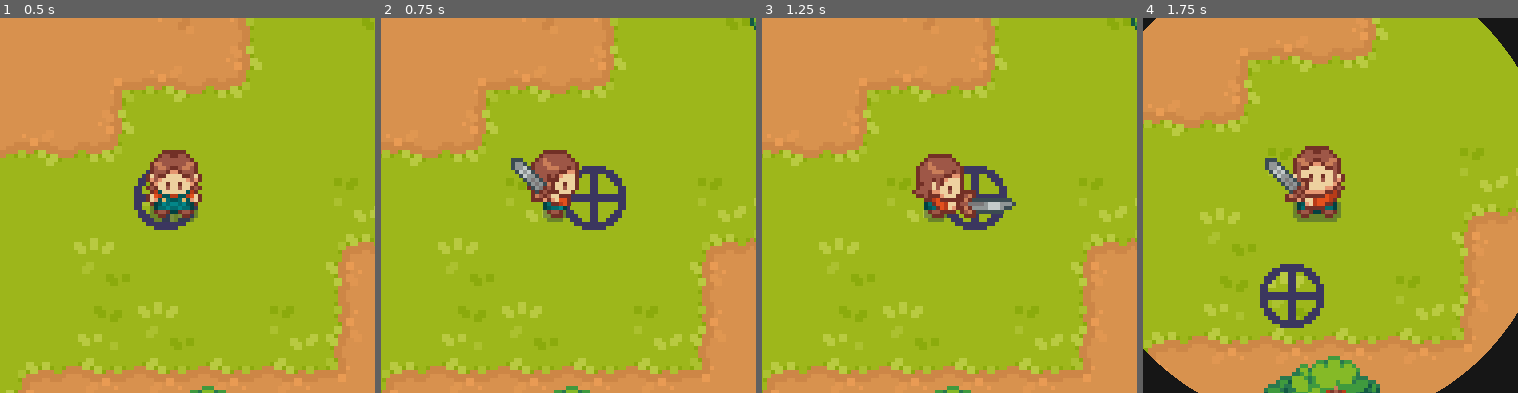
Above: before the commit, frames 1-4 (left to right).
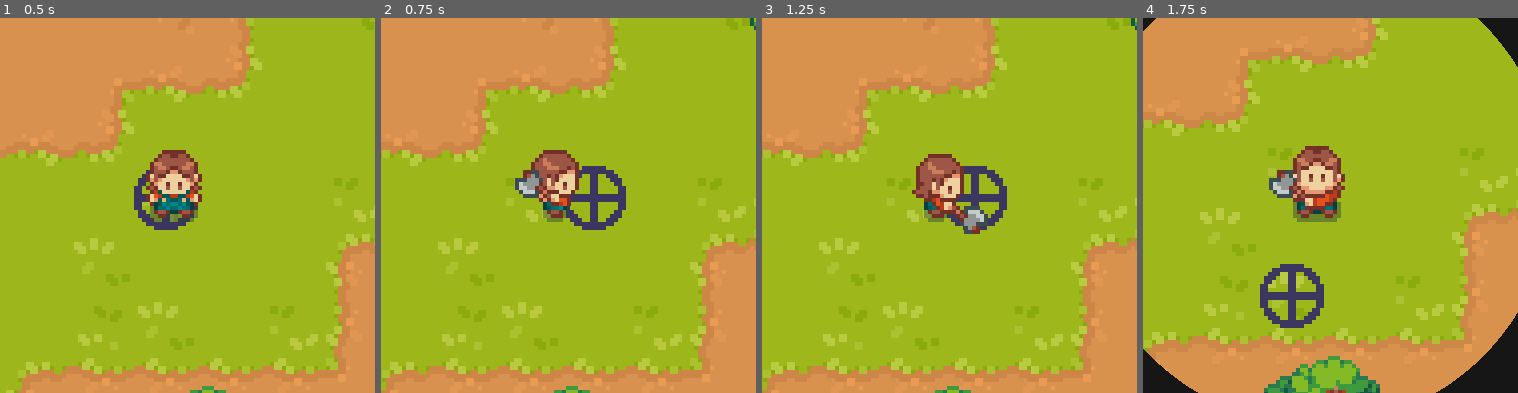
Above: after the commit, the same moments.

Repository: Offshoots/Survival-Game-Test
Game: Godot game, scene res://scenes/levels/level.tscn
The game is run twice, just before and just after one commit, with the same random seed, the same clock (stepped at 60 frames per second) and the same inputs.
Inputs:
- Up to frame 1 (0.5 s): no input
- Up to frame 2 (0.75 s): hold D (right) from 0.53 s (still down); tap Space (action) at 0.6 s
- Up to frame 3 (1.25 s): keep holding D (right); tap Tab (day_change) at 0.8 s
- Up to frame 4 (1.75 s): release D (right) at 1.28 s; hold S (down) from 1.28 s (still down); tap Tab (day_change) at 1.35 s; tap Space (action) at 1.55 s
The pictures show only the part of the screen within x 27-77%, y 27-77%; the shares and areas given below are measured in that part.

Frame 1 is identical in both runs. In frame 2, 0.6% of the frame differs, in the area x 34-47%, y 37-50%; in frame 3, 0.9%, in the area x 47-68%, y 45-58%; in frame 4, 0.6%.

Commit message:
1_19_2026_u2
Improved Inventory to add and remove any type of item from the Inventory UI.

Fixed the player.inventory array to update to all appropriate inventory changes.

Next determine crafting structure. Test creating the first crafted item, such as a box, that can be placed.

Diff:
--- a/scenes/characters/player.gd
+++ b/scenes/characters/player.gd
@@ -7,7 +7,7 @@
 
 @onready var move_state_machine = $Animation/AnimationTree.get("parameters/MoveStateMachine/playback")
 @onready var tool_state_machine = $Animation/AnimationTree.get("parameters/ToolStateMachine/playback")
-var current_tool: Enum.Tool = Enum.Tool.SWORD
+var current_tool: Enum.Tool = Enum.Tool.AXE
 var current_seed: Enum.Seed = Enum.Seed.TOMATO
 var current_inventory: Enum.Item
 var new_item : bool = false
--- a/scenes/levels/level.gd
+++ b/scenes/levels/level.gd
@@ -36,6 +36,9 @@
 	$Overlay/DayTimeColor.color = color
 	if Input.is_action_just_pressed("day_change"):
 		day_restart()
+		#Survival Mode will require food to be consumed each day. Subtract 1 apple each day:
+		#need to remove an apple from the player.inventory array
+		remove_inventory(Enum.Item.APPLE)
 
 	if Input.is_action_just_pressed("inventory"):
 		$Overlay/CanvasLayer/InventoryContainer.visible = not $Overlay/CanvasLayer/InventoryContainer.visible
@@ -43,7 +46,7 @@
 	#Monitor the player for any items collected via "Body_entered" interactions with Area2D in other scenes.
 	if player.new_item == true:
 		var item_dropped = player.current_inventory
-		update_inventory(item_dropped)
+		add_inventory(item_dropped)
 		player.new_item = false
 
 func _on_player_tool_use(tool: Enum.Tool, pos: Vector2) -> void:
@@ -93,11 +96,11 @@
 					if object.apples:
 						var item_drop = Enum.Item.APPLE
 						player.inventory.append(item_drop)
-						update_inventory(item_drop)
+						add_inventory(item_drop)
 					if object.wood:
 						var item_drop = Enum.Item.WOOD
 						player.inventory.append(item_drop)
-						update_inventory(item_drop)
+						add_inventory(item_drop)
 
 #Use Bool for item pickup inside the correct scenes. If the Item is present for the event that it would be collected, then the bool is true.
 #The item will be added to the inventory via the Level scene into the ItemContainerUI, after assisinging the approiate enum to get the correct icon and properties.
@@ -108,24 +111,38 @@
 	item_info.setup(item_res)
 	$Overlay/CanvasLayer/InventoryContainer.add(item_info)
 
-
-func update_inventory(item_drop : Enum.Item):
+func add_inventory(item_added : Enum.Item):
 	#Setting up the variables to add items to the Inventory
+	apple = player.inventory.count(Enum.Item.APPLE)
+	wood = player.inventory.count(Enum.Item.WOOD)
+	print(player.inventory)
 	for item in player.inventory:
 		match item:
 			Enum.Item.APPLE:
-				apple += 1
+				#apple += 1
 				if apple == 1:
-					add_item(item_drop)
+					add_item(item_added)
 			Enum.Item.WOOD:
-				wood += 1
+				#wood += 1
 				if wood == 1:
-					add_item(item_drop)
-		#Empty the inventory array (for now)
-		player.inventory.pop_back()
-	print(apple)
-	print(wood)
+					add_item(item_added)
+		#Empty the inventory array (for now) to prevent the counts of items above from getting recounted.
+		#player.inventory.pop_back()
+	#print(apple)
+	#print(wood)
+	update_invetory()
+
+func update_invetory():
+	apple = player.inventory.count(Enum.Item.APPLE)
+	wood = player.inventory.count(Enum.Item.WOOD)
 	$Overlay/CanvasLayer/InventoryContainer.update_all(apple, wood)
+
+func remove_inventory(item_removed: Enum.Item):
+	#Remove one matching item from the inventory using "erase"
+	player.inventory.erase(item_removed)
+	print(player.inventory)
+	update_invetory()
+
 
 #This will toggle the plant info bar on/off by pressing the diagnose button "N"
 func _on_player_diagnose() -> void:
@@ -154,6 +171,7 @@
 		if 'reset' in object:
 			object.reset()
 
+
 	#My attempt work but did not queue free individual apples during reset
 	#var apples = tree.get_node('Apples').get_children().size()
 	#print(apples)
--- a/scenes/ui/inventory_container.gd
+++ b/scenes/ui/inventory_container.gd
@@ -5,8 +5,12 @@
 func add(item_info: PanelContainer):
 		$MarginContainer/VBoxContainer.add_child(item_info)
 
-
 #Upade all the item info in the vbox container
 func update_all(apple: int, wood:int):
 	for item_info in $MarginContainer/VBoxContainer.get_children():
-		item_info.update(apple, wood)
+			item_info.update(apple, wood)
+			var count = item_info.get_node("HBoxContainer/CountLabel").text
+			#print(count)
+			if int(count) < 1:
+				item_info.remove()
+				break
--- a/scenes/ui/item_info.gd
+++ b/scenes/ui/item_info.gd
@@ -5,6 +5,7 @@
 func setup(new_res: ItemResource):
 	res = new_res
 	$HBoxContainer/IconTexture.texture = res.icon_texture
+	#$HBoxContainer/CountLabel.text = "1"
 	$HBoxContainer/ItemLabel.text = res.name
 
 
@@ -13,3 +14,6 @@
 		$HBoxContainer/CountLabel.text = str(wood)
 	if res.name == "Apple":
 		$HBoxContainer/CountLabel.text = str(apple)
+
+func remove():
+	queue_free()
